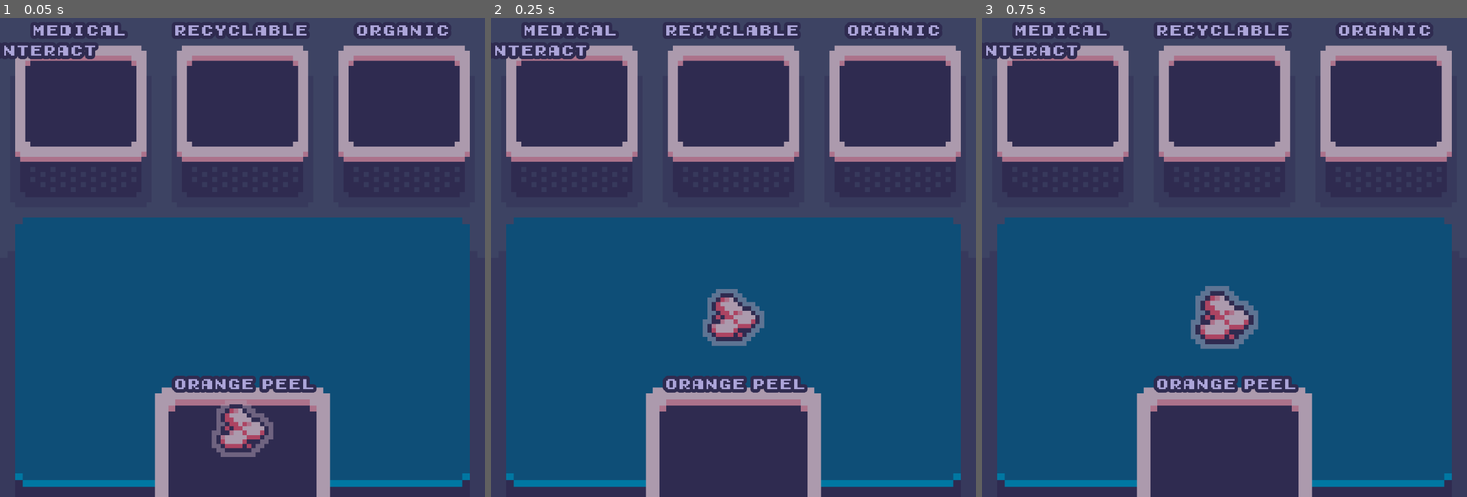
Above: before the commit, frames 1-3 (left to right).
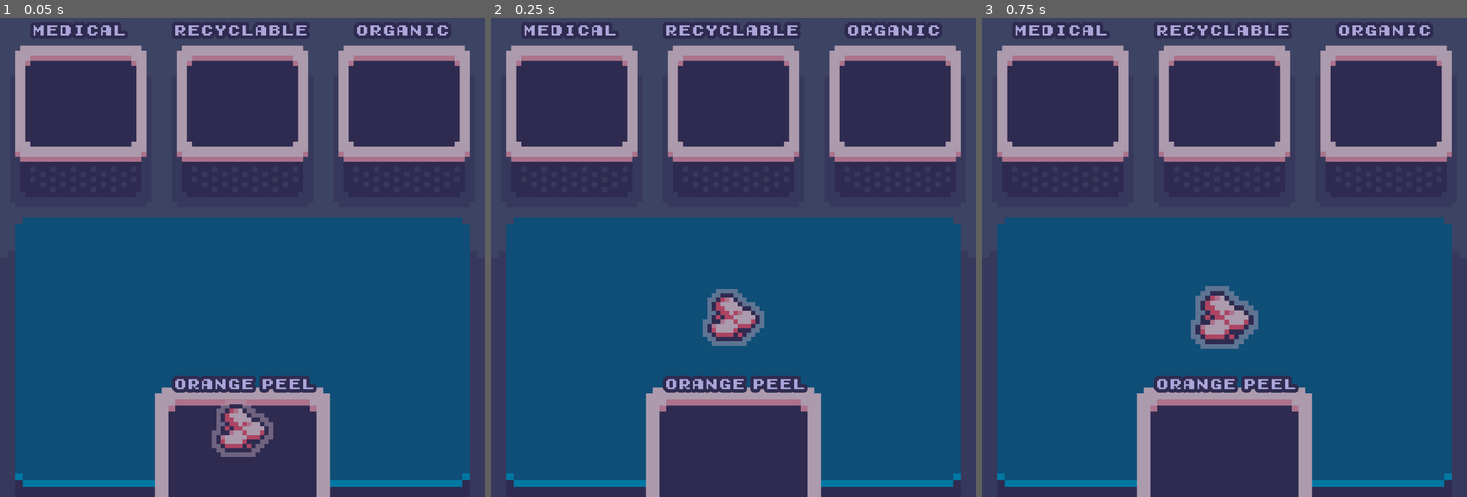
Above: after the commit, the same moments.

Repository: 3-14aY4p/3RsProject
Game: Godot game, scene res://scenes/minigame/levels/sorting_minigame.tscn
Same seed, same stepped clock (60 frames per second), same inputs: the game is played once before the commit and once after it. This scene is started directly instead of the project's main scene.
Inputs (mouse positions are in pixels of both pictures, inside the frame that each line leads up to):
- Up to frame 1 (0.05 s): no input
- Up to frame 2 (0.25 s): no input
- Up to frame 3 (0.75 s): tap Enter at 0.5 s; move the mouse to (1224, 314) at 0.52 s; hold D (_right) from 0.53 s (still down); hold E (_interact) from 0.53 s (still down)

The runs differ from the first frame. In frame 1, 0.5% of the frame differs, in the area x 0-21%, y 5-9%; in frame 2, 0.5%; in frame 3, 0.5%.

Commit message:
82425 -- sorted crates and fixed minigame

Diff:
--- /dev/null
+++ b/scenes/containers/sorted_crates_container.tscn
@@ -0,0 +1,16 @@
+[gd_scene load_steps=4 format=3 uid="uid://jta6fxbq3meu"]
+
+[ext_resource type="PackedScene" uid="uid://dntje03bphf8p" path="res://scenes/objects/sorted_crate_organic.tscn" id="1_gfknv"]
+[ext_resource type="PackedScene" uid="uid://b54yrjopeohus" path="res://scenes/objects/sorted_crate_recyclable.tscn" id="2_v3jhb"]
+[ext_resource type="PackedScene" uid="uid://cpf7n3vxfjkd3" path="res://scenes/objects/sorted_crate_medical.tscn" id="3_nru0r"]
+
+[node name="SortedCratesContainer" type="Node2D"]
+y_sort_enabled = true
+
+[node name="SortedCrateOrganic" parent="." instance=ExtResource("1_gfknv")]
+
+[node name="SortedCrateRecyclable" parent="." instance=ExtResource("2_v3jhb")]
+position = Vector2(0, 8)
+
+[node name="SortedCrateMedical" parent="." instance=ExtResource("3_nru0r")]
+position = Vector2(0, 16)
--- /dev/null
+++ b/scenes/control/empty.tscn
@@ -0,0 +1,9 @@
+[gd_scene format=3 uid="uid://bdymkyah60v7m"]
+
+[node name="Empty" type="Control"]
+layout_mode = 3
+anchors_preset = 15
+anchor_right = 1.0
+anchor_bottom = 1.0
+grow_horizontal = 2
+grow_vertical = 2
--- a/scenes/interaction/interaction_manager.tscn
+++ b/scenes/interaction/interaction_manager.tscn
@@ -13,6 +13,7 @@
 script = ExtResource("1_rkcv0")
 
 [node name="Label" type="Label" parent="."]
+visible = false
 z_index = 12
 anchors_preset = 5
 anchor_left = 0.5
--- a/scenes/machinery/sorting_table.tscn
+++ b/scenes/machinery/sorting_table.tscn
@@ -14,6 +14,9 @@
 [node name="SortingTable" type="StaticBody2D" groups=["machinery"]]
 collision_mask = 0
 script = ExtResource("1_xqol3")
+
+[node name="Marker2D" type="Marker2D" parent="."]
+position = Vector2(17, 5)
 
 [node name="Interactable" parent="." instance=ExtResource("1_ml8bk")]
 
--- a/scenes/minigame/levels/sorting_minigame.tscn
+++ b/scenes/minigame/levels/sorting_minigame.tscn
@@ -5,44 +5,51 @@
 [ext_resource type="Texture2D" uid="uid://bvxoxpiheq1ke" path="res://assets/art/minigame/sorting_table.png" id="3_wgnsv"]
 [ext_resource type="PackedScene" uid="uid://40ytafmm65e3" path="res://scenes/minigame/unsorted_crate.tscn" id="6_hdht8"]
 
-[node name="SortingMinigame" type="Node2D"]
+[node name="SortingMinigame" type="Control"]
+layout_mode = 3
+anchor_right = 0.125
+anchor_bottom = 0.125
+offset_right = -144.0
+offset_bottom = -144.0
+metadata/_edit_use_anchors_ = true
 
-[node name="CanvasModulate" type="CanvasModulate" parent="."]
+[node name="CanvasLayer" type="CanvasLayer" parent="."]
+follow_viewport_enabled = true
+
+[node name="CanvasModulate" type="CanvasModulate" parent="CanvasLayer"]
 color = Color(0.6732, 0.646, 0.85, 1)
 
-[node name="TileMapContainer" parent="." instance=ExtResource("1_hdht8")]
+[node name="TileMapContainer" parent="CanvasLayer" instance=ExtResource("1_hdht8")]
 
-[node name="TileMapLevel" parent="TileMapContainer" index="1"]
+[node name="TileMapLevel" parent="CanvasLayer/TileMapContainer" index="1"]
 tile_map_data = PackedByteArray("AAAAAAAAAAABAAIAAAAAAAEAAAABAAIAAAAAAAIAAAABAAIAAAAAAAMAAAABAAIAAAAAAAQAAAABAAIAAAAAAA …(1216 unchanged characters)…
 
-[node name="SortingCrateContainer" type="Node2D" parent="."]
+[node name="SortingCrateContainer" type="Node2D" parent="CanvasLayer"]
 
-[node name="SortingCrate" parent="SortingCrateContainer" instance=ExtResource("1_cmxrk")]
+[node name="SortingCrate" parent="CanvasLayer/SortingCrateContainer" instance=ExtResource("1_cmxrk")]
 position = Vector2(24, 34)
 container_type = "medical"
 
-[node name="SortingCrate2" parent="SortingCrateContainer" instance=ExtResource("1_cmxrk")]
+[node name="SortingCrate2" parent="CanvasLayer/SortingCrateContainer" instance=ExtResource("1_cmxrk")]
 position = Vector2(72, 34)
 container_type = "recyclable"
 
-[node name="SortingCrate3" parent="SortingCrateContainer" instance=ExtResource("1_cmxrk")]
+[node name="SortingCrate3" parent="CanvasLayer/SortingCrateContainer" instance=ExtResource("1_cmxrk")]
 position = Vector2(120, 34)
 container_type = "organic"
 
-[node name="UnsortedItemsContainer" type="Node2D" parent="."]
-
-[node name="SortingTableSprite" type="Sprite2D" parent="UnsortedItemsContainer"]
+[node name="SortingTableSprite" type="Sprite2D" parent="CanvasLayer"]
 position = Vector2(72, 105)
 scale = Vector2(2.25, 2)
 texture = ExtResource("3_wgnsv")
 
-[node name="UnsortedCrate" parent="UnsortedItemsContainer" instance=ExtResource("6_hdht8")]
+[node name="UnsortedCrate" parent="CanvasLayer" instance=ExtResource("6_hdht8")]
 position = Vector2(72, 140)
 
-[node name="Camera2D" type="Camera2D" parent="."]
+[node name="UnsortedItemsContainer" type="Node2D" parent="CanvasLayer"]
+
+[node name="Camera2D" type="Camera2D" parent="CanvasLayer"]
 position = Vector2(72, 72)
 zoom = Vector2(8, 8)
 
-[node name="SortingMinigame" type="Node2D" parent="."]
-
-[editable path="TileMapContainer"]
+[editable path="CanvasLayer/TileMapContainer"]
--- a/scenes/objects/crate.tscn
+++ b/scenes/objects/crate.tscn
@@ -18,7 +18,7 @@
 script = ExtResource("1_m8sg4")
 object_data = ExtResource("2_i7bfj")
 
-[node name="Interactable" parent="." groups=["object"] instance=ExtResource("1_xu5n6")]
+[node name="Interactable" parent="." instance=ExtResource("1_xu5n6")]
 collision_layer = 4
 interaction_name = "pick up"
 
--- /dev/null
+++ b/scenes/objects/sorted_crate.tscn
@@ -0,0 +1,41 @@
+[gd_scene load_steps=7 format=3 uid="uid://dfsab5037ebps"]
+
+[ext_resource type="Script" uid="uid://cv0s444u36jju" path="res://scripts/objects/object.gd" id="1_p0bud"]
+[ext_resource type="PackedScene" uid="uid://bmy7v5qkn5kpj" path="res://scenes/interaction/interactable.tscn" id="1_qmfw6"]
+[ext_resource type="Texture2D" uid="uid://cd172p0oxicei" path="res://assets/art/objects/objectsG2_sh.png" id="1_vgnat"]
+[ext_resource type="Texture2D" uid="uid://bcdr157t76aa8" path="res://assets/art/objects/objectsG2.png" id="2_qmfw6"]
+
+[sub_resource type="CircleShape2D" id="CircleShape2D_qmfw6"]
+radius = 15.0
+
+[sub_resource type="RectangleShape2D" id="RectangleShape2D_vgnat"]
+size = Vector2(10, 8)
+
+[node name="SortedCrate" type="CharacterBody2D" groups=["object"]]
+collision_layer = 4
+collision_mask = 0
+script = ExtResource("1_p0bud")
+
+[node name="Interactable" parent="." instance=ExtResource("1_qmfw6")]
+
+[node name="CollisionShape2D" parent="Interactable" index="0"]
+position = Vector2(0, -3)
+shape = SubResource("CircleShape2D_qmfw6")
+
+[node name="Shadow" type="Sprite2D" parent="."]
+texture = ExtResource("1_vgnat")
+offset = Vector2(0, -7)
+region_enabled = true
+region_rect = Rect2(0, 0, 16, 16)
+
+[node name="Sprite2D" type="Sprite2D" parent="."]
+texture = ExtResource("2_qmfw6")
+offset = Vector2(0, -7)
+region_enabled = true
+region_rect = Rect2(0, 0, 16, 16)
+
+[node name="CollisionShape2D" type="CollisionShape2D" parent="."]
+position = Vector2(0, -3)
+shape = SubResource("RectangleShape2D_vgnat")
+
+[editable path="Interactable"]
--- /dev/null
+++ b/scenes/objects/sorted_crate_medical.tscn
@@ -0,0 +1,44 @@
+[gd_scene load_steps=8 format=3 uid="uid://cpf7n3vxfjkd3"]
+
+[ext_resource type="Script" uid="uid://cv0s444u36jju" path="res://scripts/objects/object.gd" id="1_8uxw6"]
+[ext_resource type="PackedScene" uid="uid://bmy7v5qkn5kpj" path="res://scenes/interaction/interactable.tscn" id="2_1duec"]
+[ext_resource type="Resource" uid="uid://c050lo2foetig" path="res://scripts/resources/objects/sorted_crate_medical.tres" id="2_swfrf"]
+[ext_resource type="Texture2D" uid="uid://cd172p0oxicei" path="res://assets/art/objects/objectsG2_sh.png" id="3_swfrf"]
+[ext_resource type="Texture2D" uid="uid://bcdr157t76aa8" path="res://assets/art/objects/objectsG2.png" id="4_6c8rk"]
+
+[sub_resource type="CircleShape2D" id="CircleShape2D_qmfw6"]
+radius = 15.0
+
+[sub_resource type="RectangleShape2D" id="RectangleShape2D_vgnat"]
+size = Vector2(10, 8)
+
+[node name="SortedCrateMedical" type="CharacterBody2D" groups=["object"]]
+collision_layer = 4
+collision_mask = 0
+script = ExtResource("1_8uxw6")
+object_data = ExtResource("2_swfrf")
+
+[node name="Interactable" parent="." instance=ExtResource("2_1duec")]
+interaction_name = "pick up"
+
+[node name="CollisionShape2D" parent="Interactable" index="0"]
+position = Vector2(0, -3)
+shape = SubResource("CircleShape2D_qmfw6")
+
+[node name="Shadow" type="Sprite2D" parent="."]
+texture = ExtResource("3_swfrf")
+offset = Vector2(0, -7)
+region_enabled = true
+region_rect = Rect2(0, 0, 16, 16)
+
+[node name="Sprite2D" type="Sprite2D" parent="."]
+texture = ExtResource("4_6c8rk")
+offset = Vector2(0, -7)
+region_enabled = true
+region_rect = Rect2(32, 0, 16, 16)
+
+[node name="CollisionShape2D" type="CollisionShape2D" parent="."]
+position = Vector2(0, -3)
+shape = SubResource("RectangleShape2D_vgnat")
+
+[editable path="Interactable"]
--- /dev/null
+++ b/scenes/objects/sorted_crate_organic.tscn
@@ -0,0 +1,44 @@
+[gd_scene load_steps=8 format=3 uid="uid://dntje03bphf8p"]
+
+[ext_resource type="Script" uid="uid://cv0s444u36jju" path="res://scripts/objects/object.gd" id="1_sxrek"]
+[ext_resource type="Resource" uid="uid://ifup04h05ie1" path="res://scripts/resources/objects/sorted_crate_organic.tres" id="2_sxrek"]
+[ext_resource type="PackedScene" uid="uid://bmy7v5qkn5kpj" path="res://scenes/interaction/interactable.tscn" id="3_e56y6"]
+[ext_resource type="Texture2D" uid="uid://cd172p0oxicei" path="res://assets/art/objects/objectsG2_sh.png" id="4_56h8r"]
+[ext_resource type="Texture2D" uid="uid://bcdr157t76aa8" path="res://assets/art/objects/objectsG2.png" id="5_v74uh"]
+
+[sub_resource type="CircleShape2D" id="CircleShape2D_qmfw6"]
+radius = 15.0
+
+[sub_resource type="RectangleShape2D" id="RectangleShape2D_vgnat"]
+size = Vector2(10, 8)
+
+[node name="SortedCrateOrganic" type="CharacterBody2D" groups=["object"]]
+collision_layer = 4
+collision_mask = 0
+script = ExtResource("1_sxrek")
+object_data = ExtResource("2_sxrek")
+
+[node name="Interactable" parent="." instance=ExtResource("3_e56y6")]
+interaction_name = "pick up"
+
+[node name="CollisionShape2D" parent="Interactable" index="0"]
+position = Vector2(0, -3)
+shape = SubResource("CircleShape2D_qmfw6")
+
+[node name="Shadow" type="Sprite2D" parent="."]
+texture = ExtResource("4_56h8r")
+offset = Vector2(0, -7)
+region_enabled = true
+region_rect = Rect2(0, 0, 16, 16)
+
+[node name="Sprite2D" type="Sprite2D" parent="."]
+texture = ExtResource("5_v74uh")
+offset = Vector2(0, -7)
+region_enabled = true
+region_rect = Rect2(0, 0, 16, 16)
+
+[node name="CollisionShape2D" type="CollisionShape2D" parent="."]
+position = Vector2(0, -3)
+shape = SubResource("RectangleShape2D_vgnat")
+
+[editable path="Interactable"]
--- /dev/null
+++ b/scenes/objects/sorted_crate_recyclable.tscn
@@ -0,0 +1,44 @@
+[gd_scene load_steps=8 format=3 uid="uid://b54yrjopeohus"]
+
+[ext_resource type="Script" uid="uid://cv0s444u36jju" path="res://scripts/objects/object.gd" id="1_l6byb"]
+[ext_resource type="Resource" uid="uid://bqfluvcx52nqm" path="res://scripts/resources/objects/sorted_crate_recyclable.tres" id="2_6b6r6"]
+[ext_resource type="PackedScene" uid="uid://bmy7v5qkn5kpj" path="res://scenes/interaction/interactable.tscn" id="2_qdc3e"]
+[ext_resource type="Texture2D" uid="uid://cd172p0oxicei" path="res://assets/art/objects/objectsG2_sh.png" id="3_6b6r6"]
+[ext_resource type="Texture2D" uid="uid://bcdr157t76aa8" path="res://assets/art/objects/objectsG2.png" id="4_4ebpy"]
+
+[sub_resource type="CircleShape2D" id="CircleShape2D_qmfw6"]
+radius = 15.0
+
+[sub_resource type="RectangleShape2D" id="RectangleShape2D_vgnat"]
+size = Vector2(10, 8)
+
+[node name="SortedCrateRecyclable" type="CharacterBody2D" groups=["object"]]
+collision_layer = 4
+collision_mask = 0
+script = ExtResource("1_l6byb")
+object_data = ExtResource("2_6b6r6")
+
+[node name="Interactable" parent="." instance=ExtResource("2_qdc3e")]
+interaction_name = "pick up"
+
+[node name="CollisionShape2D" parent="Interactable" index="0"]
+position = Vector2(0, -3)
+shape = SubResource("CircleShape2D_qmfw6")
+
+[node name="Shadow" type="Sprite2D" parent="."]
+texture = ExtResource("3_6b6r6")
+offset = Vector2(0, -7)
+region_enabled = true
+region_rect = Rect2(0, 0, 16, 16)
+
+[node name="Sprite2D" type="Sprite2D" parent="."]
+texture = ExtResource("4_4ebpy")
+offset = Vector2(0, -7)
+region_enabled = true
+region_rect = Rect2(16, 0, 16, 16)
+
+[node name="CollisionShape2D" type="CollisionShape2D" parent="."]
+position = Vector2(0, -3)
+shape = SubResource("RectangleShape2D_vgnat")
+
+[editable path="Interactable"]
--- a/scenes/rooms/main_room.tscn
+++ b/scenes/rooms/main_room.tscn
@@ -56,9 +56,6 @@
 [node name="ObjectContainer" type="Node2D" parent="."]
 y_sort_enabled = true
 
-[node name="SpawnMarker" type="Marker2D" parent="."]
-position = Vector2(104, 60)
-
 [node name="Player" parent="." instance=ExtResource("2_5t81v")]
 position = Vector2(104, 60)
 
--- a/scripts/machinery/sorting_table.gd
+++ b/scripts/machinery/sorting_table.gd
@@ -2,6 +2,7 @@
 
 @onready var interactable: Interactable = $Interactable
 @onready var player : Player = get_tree().get_first_node_in_group("player")
+@onready var marker_2d: Marker2D = $Marker2D
 
 var player_in_range : bool = false
 
@@ -13,8 +14,13 @@
 	if player.on_hand:
 		if player.on_hand.obj_name == "crate":
 			player.on_hand = null
-			Global.game_controller.change_2d_scene("res://scenes/minigame/levels/sorting_minigame.tscn", false, true)
-			#instantiate product crates
+			Global.game_controller.change_gui_scene("res://scenes/minigame/levels/sorting_minigame.tscn")
+
+			var sorted_crates_instance = load("res://scenes/containers/sorted_crates_container.tscn").instantiate()
+			sorted_crates_instance.global_position = marker_2d.global_position
+			get_parent().get_parent().get_node("ObjectContainer").add_child(sorted_crates_instance)
+
+			#instantiate product cratess
 
 func _on_interactable_body_entered(body: Node2D) -> void:
 	if body == player:
--- a/scripts/minigame/unsorted_crate.gd
+++ b/scripts/minigame/unsorted_crate.gd
@@ -14,24 +14,19 @@
 	spawn_amount = max_spawn_amount
 
 func _physics_process(delta: float) -> void:
-	if not current_item and spawn_amount != 0:
-		if can_new_item:
-			can_new_item = false
-			item_instance = load("res://scenes/minigame/item_instance.tscn").instantiate()
+	if not current_item and not spawn_amount == 0:
+		item_instance = load("res://scenes/minigame/item_instance.tscn").instantiate()
 
-			current_item = item_instance
-			current_item.global_position = spawn_point.global_position
-			get_parent().add_child(current_item)
+		current_item = item_instance
+		current_item.global_position = spawn_point.global_position
+		get_parent().get_node("UnsortedItemsContainer").add_child(current_item)
 
-			label.text = current_item.item_data.item_name
+		label.text = current_item.item_data.item_name
 
-			var tween = get_tree().create_tween()
-			tween.tween_property(current_item, "global_position", current_item.global_position + Vector2(0, -44), 0.2).set_ease(Tween.EASE_OUT)
+		var tween = get_tree().create_tween()
+		tween.tween_property(current_item, "global_position", current_item.global_position + Vector2(0, -44), 0.2).set_ease(Tween.EASE_OUT)
 
 		spawn_amount -= 1
-		can_new_item = true
 
-	elif spawn_amount <= 0:
-		Global.game_controller.current_2d_scene = Global.game_controller.main_room
-		Global.game_controller.main_room.show()
-		get_parent().get_parent().queue_free()
+	elif not current_item:
+		Global.game_controller.change_gui_scene("res://scenes/control/empty.tscn")
--- a/scripts/objects/object.gd
+++ b/scripts/objects/object.gd
@@ -4,6 +4,7 @@
 
 @onready var interactable: Interactable = $Interactable
 @onready var player : Player = get_tree().get_first_node_in_group("player")
+@onready var sprite_2d: Sprite2D = $Sprite2D
 
 
 func _ready() -> void:
--- /dev/null
+++ b/scripts/resources/objects/sorted_crate_medical.tres
@@ -0,0 +1,15 @@
+[gd_resource type="Resource" script_class="ObjectData" load_steps=4 format=3 uid="uid://c050lo2foetig"]
+
+[ext_resource type="Script" uid="uid://djhr2fqsqffkh" path="res://scripts/resources/object_data.gd" id="1_pegbj"]
+[ext_resource type="Texture2D" uid="uid://bcdr157t76aa8" path="res://assets/art/objects/objectsG2.png" id="1_s2iqm"]
+
+[sub_resource type="AtlasTexture" id="AtlasTexture_rtdix"]
+atlas = ExtResource("1_s2iqm")
+region = Rect2(32, 0, 16, 16)
+
+[resource]
+script = ExtResource("1_pegbj")
+obj_name = "sorted crate medical"
+obj_icon = SubResource("AtlasTexture_rtdix")
+obj_path = "res://scenes/objects/sorted_crate_medical.tscn"
+metadata/_custom_type_script = "uid://djhr2fqsqffkh"
--- /dev/null
+++ b/scripts/resources/objects/sorted_crate_organic.tres
@@ -0,0 +1,15 @@
+[gd_resource type="Resource" script_class="ObjectData" load_steps=4 format=3 uid="uid://ifup04h05ie1"]
+
+[ext_resource type="Texture2D" uid="uid://bcdr157t76aa8" path="res://assets/art/objects/objectsG2.png" id="1_65lgr"]
+[ext_resource type="Script" uid="uid://djhr2fqsqffkh" path="res://scripts/resources/object_data.gd" id="1_lnuo7"]
+
+[sub_resource type="AtlasTexture" id="AtlasTexture_6s1ve"]
+atlas = ExtResource("1_65lgr")
+region = Rect2(0, 0, 16, 16)
+
+[resource]
+script = ExtResource("1_lnuo7")
+obj_name = "organic crate"
+obj_icon = SubResource("AtlasTexture_6s1ve")
+obj_path = "res://scenes/objects/sorted_crate_organic.tscn"
+metadata/_custom_type_script = "uid://djhr2fqsqffkh"
--- /dev/null
+++ b/scripts/resources/objects/sorted_crate_recyclable.tres
@@ -0,0 +1,15 @@
+[gd_resource type="Resource" script_class="ObjectData" load_steps=4 format=3 uid="uid://bqfluvcx52nqm"]
+
+[ext_resource type="Texture2D" uid="uid://bcdr157t76aa8" path="res://assets/art/objects/objectsG2.png" id="1_cqq4c"]
+[ext_resource type="Script" uid="uid://djhr2fqsqffkh" path="res://scripts/resources/object_data.gd" id="1_ii0dd"]
+
+[sub_resource type="AtlasTexture" id="AtlasTexture_x8vb2"]
+atlas = ExtResource("1_cqq4c")
+region = Rect2(16, 0, 16, 16)
+
+[resource]
+script = ExtResource("1_ii0dd")
+obj_name = "sorted crate recyclable"
+obj_icon = SubResource("AtlasTexture_x8vb2")
+obj_path = "res://scenes/objects/sorted_crate_recyclable.tscn"
+metadata/_custom_type_script = "uid://djhr2fqsqffkh"
--- a/scripts/room/main_room.gd
+++ b/scripts/room/main_room.gd
@@ -1,10 +1 @@
 extends Node2D
-
-@onready var spawn_marker: Marker2D = $SpawnMarker
-
-
-func _ready() -> void:
-	if not get_tree().get_nodes_in_group("player"):
-		var player = load("res://scenes/player/player.tscn").instantiate()
-		player.global_position = spawn_marker.global_position
-		add_child(player)
